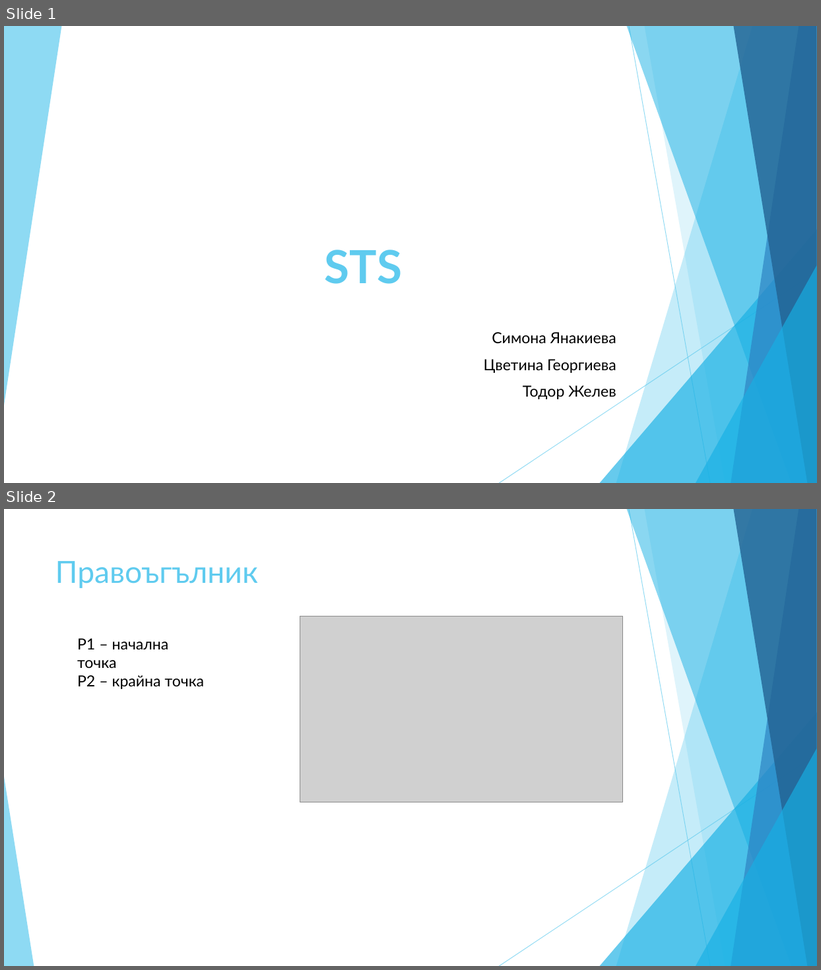
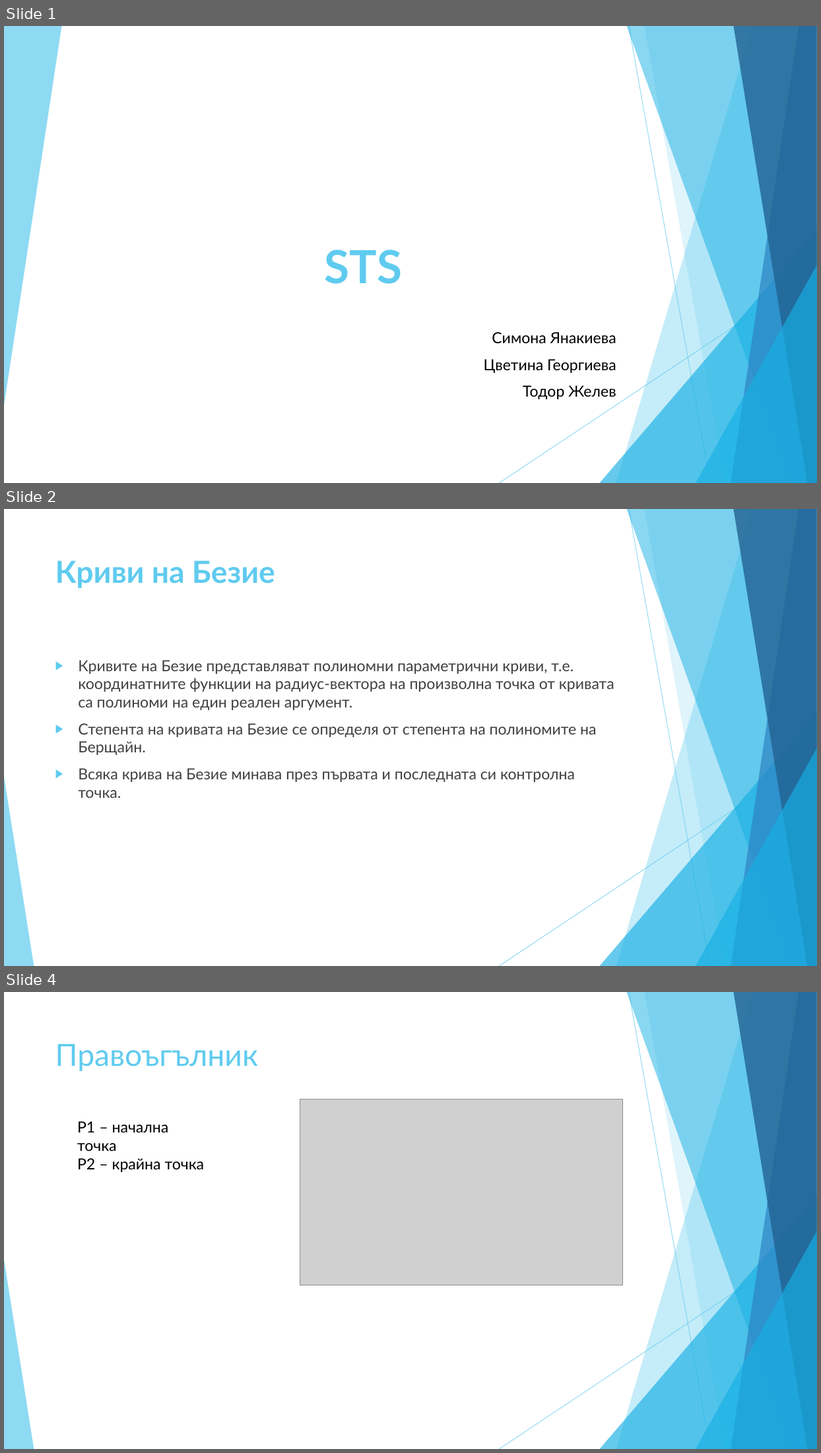
Before and after one commit to todorzhelev/STS, a slide deck: presentation/PresentationFinal.pptx. Shown one above the other, each under a label of ours: slides 1 and 2 before the commit, slides 1, 2 and 4 after it; the slides between them are not shown. The pictures are 821x970 and 821x1453 pixels, drawn with LibreOffice and Linux fonts; fonts in the diff are those of the drawing; grey boxes stand for pictures. Boxes give left, top, right and bottom in pixels: in the first picture for what was removed or moved away, otherwise in the second. Text is boxed around its words. In the diff, an @@ line names an element or a change of style, - is before the commit and + after.

Commit message:
- changes to the presentation

```diff
--- a/presentation/PresentationFinal.pptx
+++ b/presentation/PresentationFinal.pptx
@@ slide 2 added at (4,509,817,966), background #FFFFFF; not listed: 10 template elements that a slide beside it also shows @@
@@ title added at (55,560,275,588), 36 pt, text #5FCBEF, bold @@
+Криви на Безие
@@ text added at (78,660,614,798), 18 pt, text #404040 @@
+▶ Кривите на Безие представляват полиномни параметрични криви, т.е. координатните функции на радиус-вектора на произволна точка от кривата са полиноми на един реален аргумент.
+▶ Степента на кривата на Безие се определя от степента на полиномите на Берщайн.
+▶ Всяка крива на Безие минава през първата и последната си контролна точка.
@@ what was slide 2 is now slide 4 @@
```
Also in this commit, not shown: 1 other slide added.
